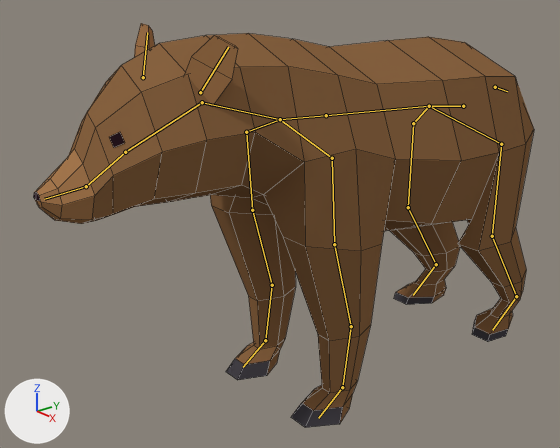
One commit to the Blender file Assets/Art/3D/Bear/Bear_Blender.blend: the scene before it, then after it.
Both versions are drawn from a 50 mm lens placed at (4.15, -4.72, 3.4), pointed at (-0.17, -1.18, 1.33). Every picture has the same lights, and +X, +Y and +Z are marked at lower left. The first picture is the older version. The bones that change, and the others that lie on the model, are drawn over the model as lines. Mesh edges are drawn as thin lines.

In view in the first picture: 'Mesh_Bear'.
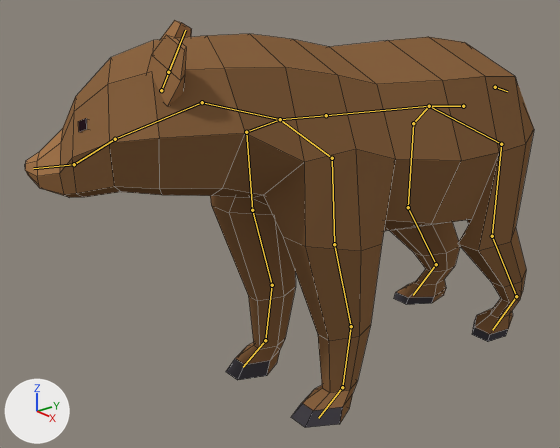
The newer file adds an action. The first version stands in its rest pose; the second is drawn at frame 40 of the action 'Bear_Die'.

The change, as JSON lines over the scene's bpy script:
```json
{"block": "bone_head_001", "where": "bone_head_001 = bpy.data.objects['Armature'].pose.bones['Head.001']  # child of 'Torso.003'"}
{"op": "set", "path": "bone_head_001.rotation_quaternion", "old": "(1.0, 0.0, 0.0, 0.0)", "new": "(0.953, 0.0, 0.113, 0.28)", "note": "degrees (0, 0, 0) -> degrees (4, 12, 33)"}
```

What differs and where, as boxes [x1, y1, x2, y2] in the pictures (560 x 448 px):
```json
{"object": "Mesh_Bear", "change": "posed", "before": [34, 23, 534, 428], "after": [25, 20, 534, 428]}
{"bone": "Head.001", "before": "(202, 102) to (125, 152)", "after": "(202, 102) to (115, 139)"}
```
